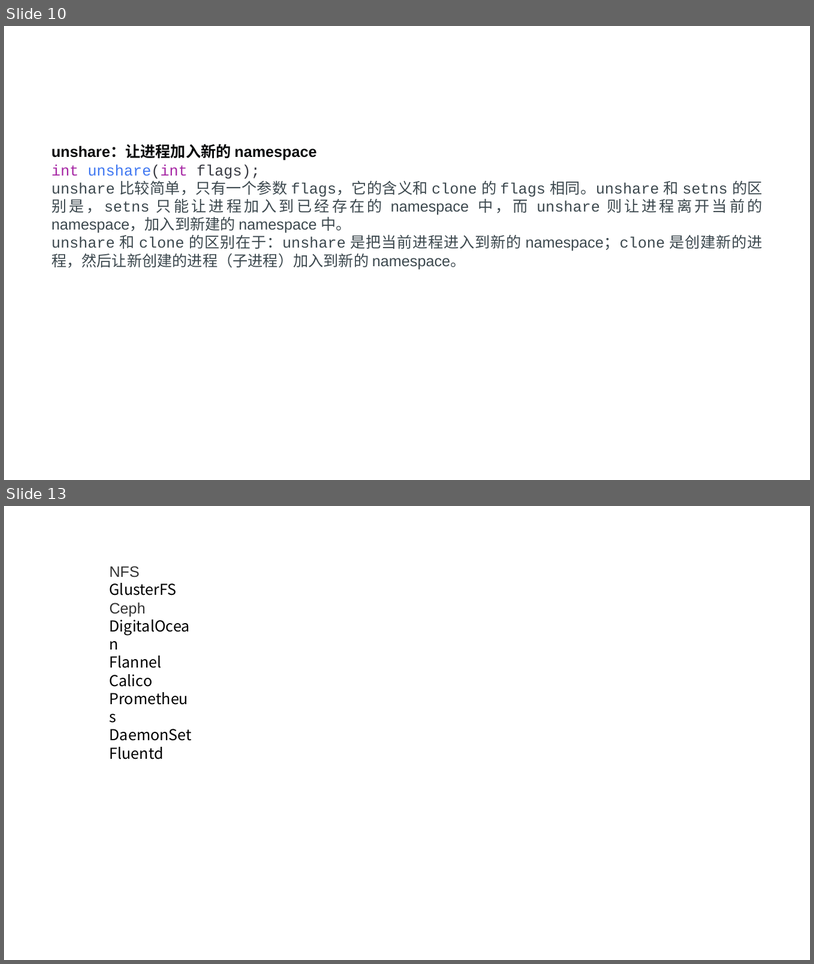
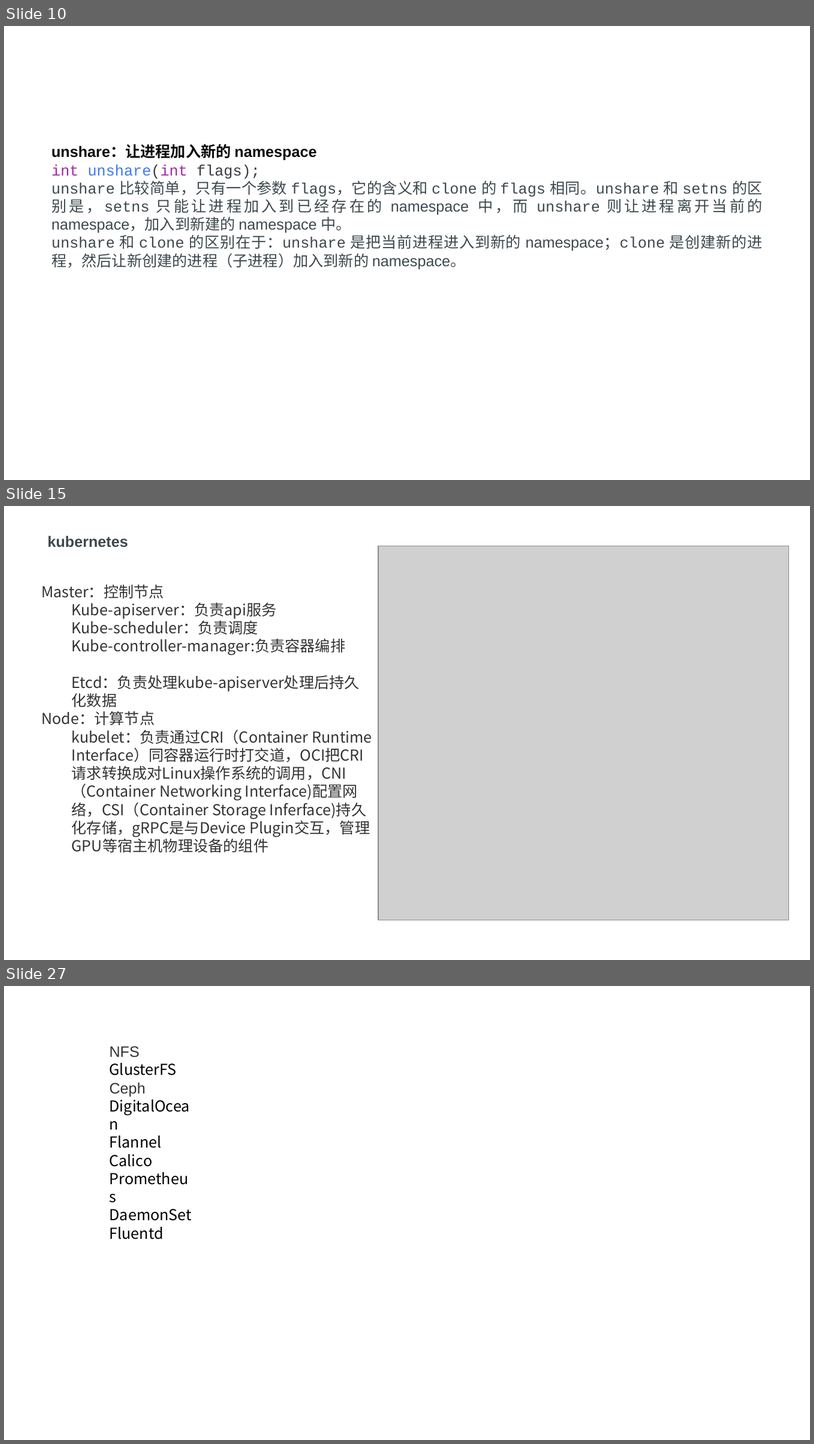
Before and after one commit to axzxs2001/Asp.NetCoreExperiment, a slide deck: Asp.NetCoreExperiment/kubernetes/kubernetes.pptx. Shown one above the other, each under a label of ours: slides 10 and 13 before the commit, slides 10, 15 and 27 after it; the slides between them are not shown. The pictures are 814x964 and 814x1444 pixels, drawn with LibreOffice and Linux fonts; fonts in the diff are those of the drawing; grey boxes stand for pictures. Boxes give left, top, right and bottom in pixels: in the first picture for what was removed or moved away, otherwise in the second. Text is boxed around its words. In the diff, an @@ line names an element or a change of style, - is before the commit and + after.

Commit message:
kubernetes PPT

```diff
--- a/Asp.NetCoreExperiment/kubernetes/kubernetes.pptx
+++ b/Asp.NetCoreExperiment/kubernetes/kubernetes.pptx
@@ slide 15 added at [4, 506, 810, 960], background #FFFFFF @@
@@ text added at [48, 535, 128, 547], 18 pt, text #3C484E, bold @@
+kubernetes
@@ picture added at [378, 546, 789, 920] @@
@@ text added at [41, 585, 372, 852], 18 pt, text #333333 @@
+Master：控制节点
+  Kube-apiserver：负责api服务
+  Kube-scheduler：负责调度
+  Kube-controller-manager:负责容器编排
+  Etcd：负责处理kube-apiserver处理后持久化数据
+Node：计算节点
+  kubelet：负责通过CRI（Container Runtime Interface）同容器运行时打交道，OCI把CRI请求转换成对Linux操作系统的调用，CNI（Container Networking Interface)配置网络，CSI（Container Storage Inferface)持久化存储，gRPC是与Device Plugin交互，管理GPU等宿主机物理设备的组件
@@ what was slide 13 is now slide 27 @@
```
Also in this commit, not shown: 3 slides changed, 13 other slides added, 2 other files.
